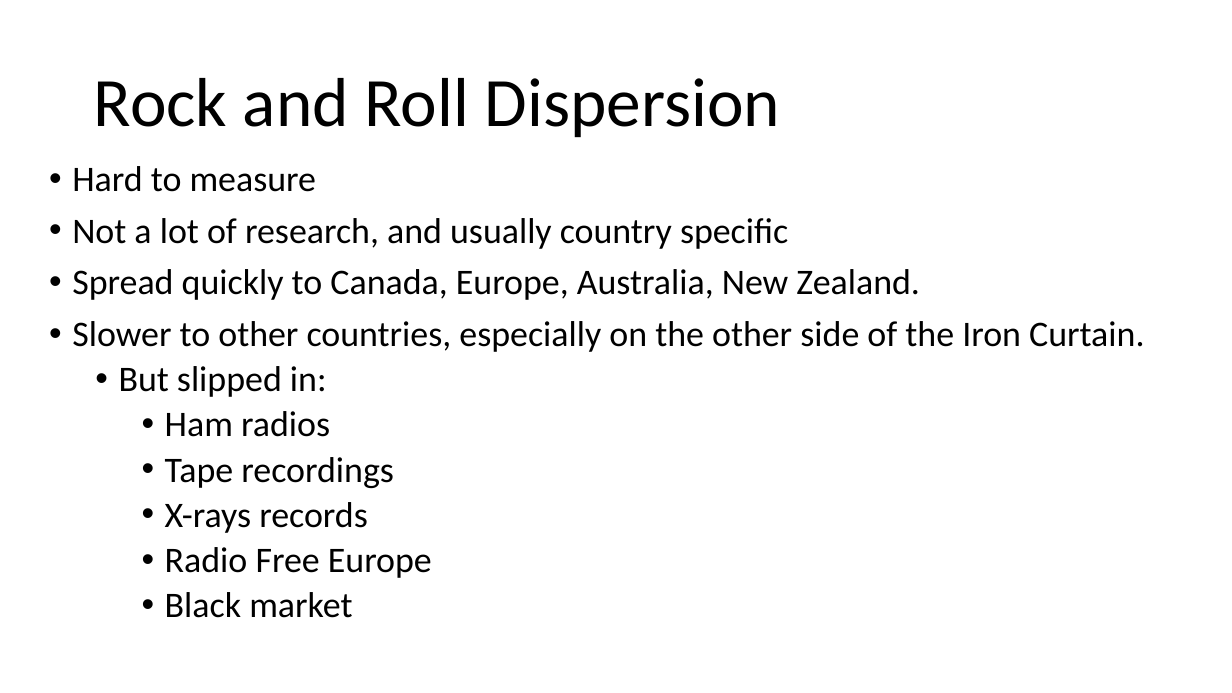
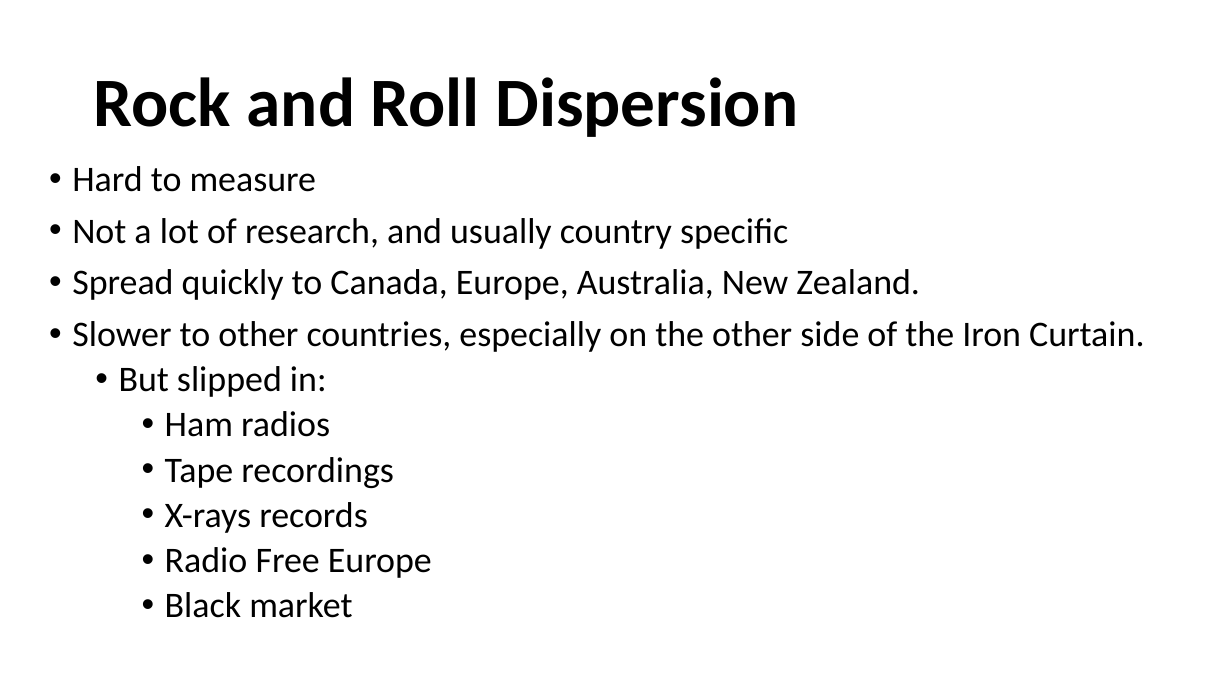
Before and after one commit to mrbaker1917/website, a slide deck: slide 2 of HSTR121/ppts/Rock and Roll outside the West.pptx. Drawn at 1232x693 pixels with LibreOffice and Linux fonts; fonts in the diff are those of the drawing; background and template pictures are left out. Boxes give left, top, right and bottom in pixels: in the first picture for what was removed or moved away, otherwise in the second. Text is boxed around its words. In the diff, an @@ line names an element or a change of style, - is before the commit and + after.

```diff
--- a/HSTR121/ppts/Rock and Roll outside the West.pptx
+++ b/HSTR121/ppts/Rock and Roll outside the West.pptx
@@ title "Rock and Roll Dispersion" at [94,77,798,137]: bold on @@
```
Also in this commit, not shown: 6 other slides changed, 3 slides added.
